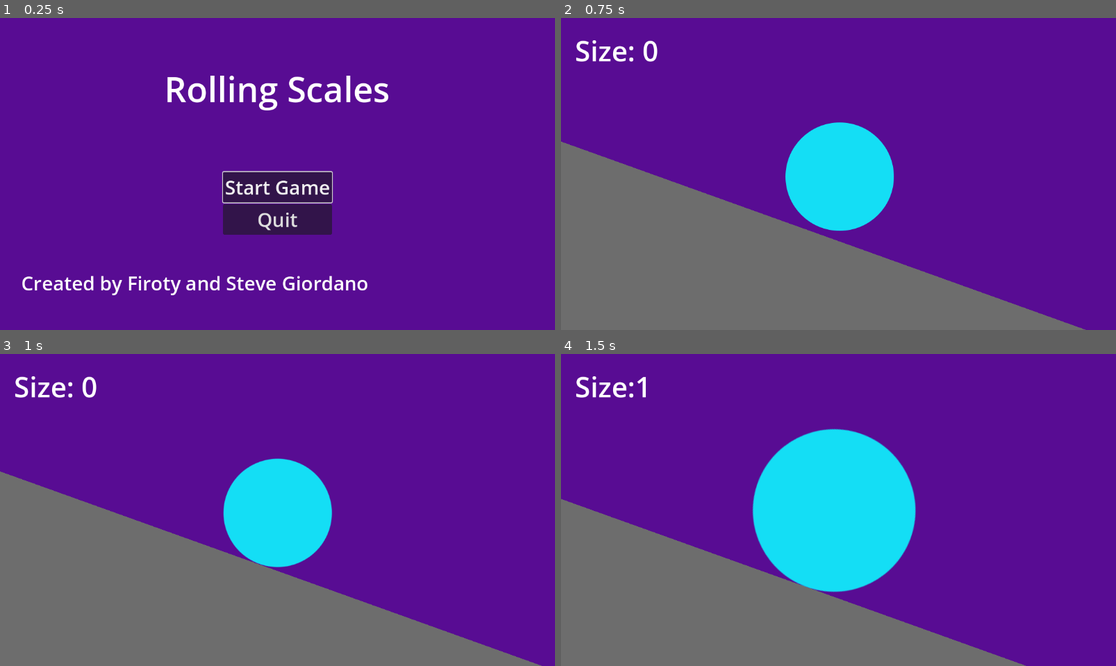
Above: before the commit, frames 1-4 (two rows, left to right).
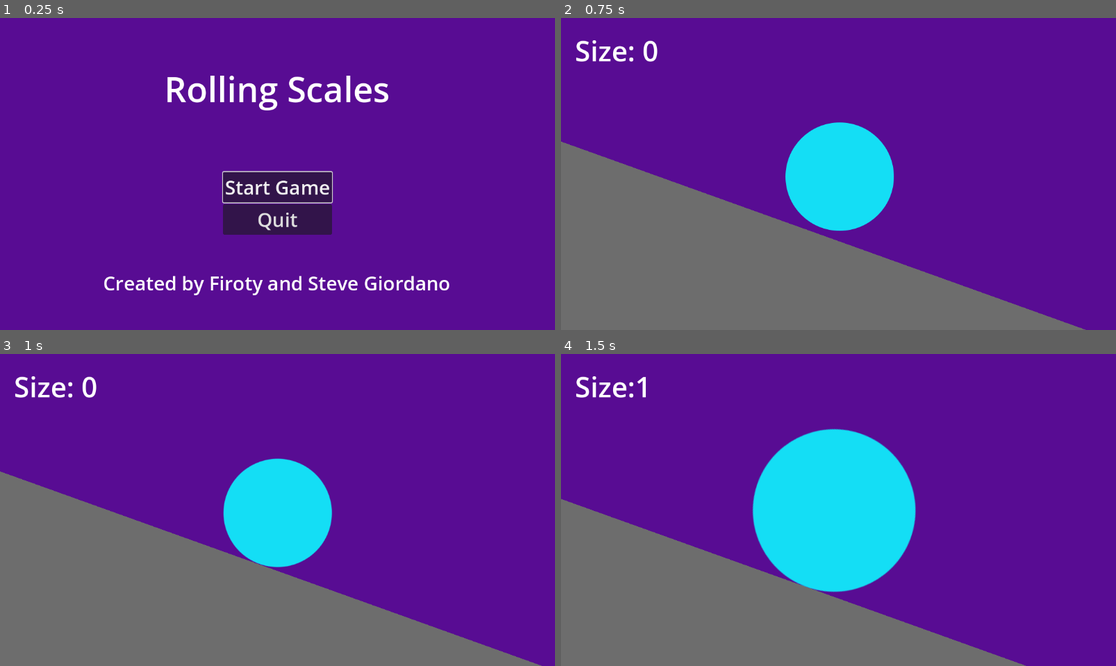
Above: after the commit, the same moments.

Repository: Firoty1/Rolling-Scales
Game: Godot game, scene res://scenes/start_menu.tscn
Two runs of this game, one before a commit and one after it. Both use one fixed random seed, a clock stepped at 60 frames per second and the inputs below.
Inputs:
- Up to frame 1 (0.25 s): no input
- Up to frame 2 (0.75 s): click "Start Game" at 0.5 s
- Up to frame 3 (1 s): no input
- Up to frame 4 (1.5 s): hold Up (grow) from 1.28 s (still down)

The runs differ from the first frame. In frame 1, 1.8% of the frame differs, in the area x 4-81%, y 82-89%; in frame 2, nothing differs; in frame 3, nothing differs; in frame 4, nothing differs.

Commit message:
f a f tgreazg z

Diff:
--- a/scenes/start_menu.tscn
+++ b/scenes/start_menu.tscn
@@ -45,13 +45,12 @@
 
 [node name="MadeBy" type="RichTextLabel" parent="."]
 layout_mode = 2
-offset_left = 44.0
 offset_top = 523.0
-offset_right = 1110.0
+offset_right = 1149.0
 offset_bottom = 601.0
 theme_override_font_sizes/normal_font_size = 40
 bbcode_enabled = true
-text = "Created by Firoty and Steve Giordano"
+text = "[center]Created by Firoty and Steve Giordano"
 fit_content = true
 
 [connection signal="pressed" from="VBoxContainer/StartButton" to="." method="_on_start_button_pressed"]
Not shown: 1 places in scenes/level_1.tscn that only renumber resources
